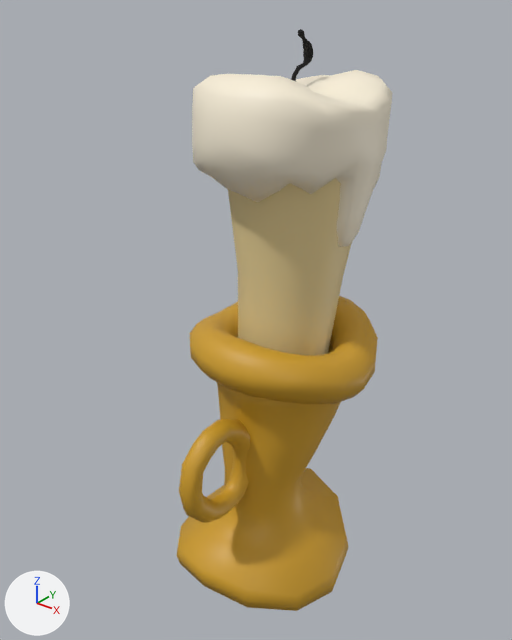
Before and after pictures for a commit that changed the FBX model Assets/Props - FBX/props_candle.fbx.
One viewpoint serves both versions: a 50 mm lens placed at (0.63, -0.81, 0.993), pointed at (-0.019, 0.002, 0.49). The axes (+X, +Y, +Z) are drawn at lower left. The lights are the same throughout. The older version comes first.

Objects in the first picture: 'bougie', 'cire_fondue', 'socle', 'tige.002'.
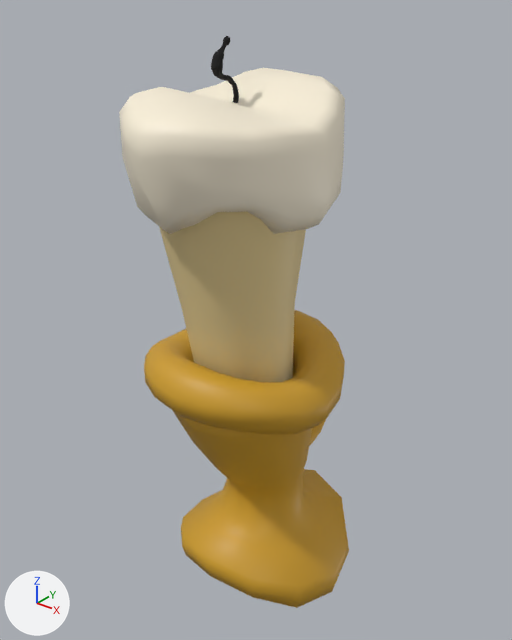
The change in detail:
me_cylinder_018 is used by ob_bougie; location (0.0, 0.0, 0.0).
me_cylinder_018 had 48 vertices, 36 faces and spanned x -0.124..0.124, y -0.042..0.207, z 0.413..0.814.
me_cylinder_018 now has 911 vertices, 898 faces and spans x -0.16..0.16, y -0.205..0.248, z 0.0..0.925.
me_cylinder_018 part 1: a new loose piece of 249 vertices spanning x -0.148..0.14, y -0.098..0.248, z 0.62..0.875, in mat_material_005 (pale yellow #fcf2db).
me_cylinder_018 part 2: a new loose piece of 200 vertices spanning x -0.158..0.158, y -0.107..0.209, z 0.378..0.488, in mat_gold_001 (yellow #ce9d28).
me_cylinder_018 part 3: a new loose piece of 146 vertices spanning x -0.16..0.16, y -0.17..0.18, z 0.0..0.406, in mat_gold_001 (yellow #ce9d28).
me_cylinder_018 part 4: a new loose piece of 137 vertices spanning x -0.009..0.009, y 0.059..0.109, z 0.839..0.925, in mat_tige (black #181818).
me_cylinder_018 part 5: a new loose piece of 131 vertices spanning x -0.02..0.02, y -0.205..-0.048, z 0.177..0.361, in mat_gold_001 (yellow #ce9d28).
me_cylinder_018 gains material mat_material_005 (pale yellow #fcf2db).
me_cylinder_018 gains material mat_gold_001 (yellow #ce9d28).
me_cylinder_018 gains material mat_tige (black #181818).
Object 'bougie' (ob_bougie) turns from (0, 0, 0) to (0, 0, -180) degrees about x, y and z.
Object 'socle' (ob_socle) is deleted.
Object 'tige.002' (ob_tige_002) is deleted.
Object 'cire_fondue' (ob_cire_fondue) is deleted.

What differs and where, as boxes (x1, y1, x2, y2) in the pictures (512 x 640 px):
'bougie', reshaped, turned: before (228, 178, 352, 355); after (119, 36, 349, 608)
'socle', deleted: before (177, 296, 378, 611)
'cire_fondue', deleted (pale yellow): before (192, 70, 393, 247)
'tige.002', deleted: before (291, 29, 313, 81)
part 1 of me_cylinder_018, added (pale yellow): after (119, 68, 345, 234)
part 2 of me_cylinder_018, added: after (144, 310, 345, 435)
part 3 of me_cylinder_018, added: after (173, 362, 349, 608)
part 4 of me_cylinder_018, added (black): after (211, 36, 239, 103)
part 5 of me_cylinder_018, added (mostly hidden): after (309, 419, 326, 446)
